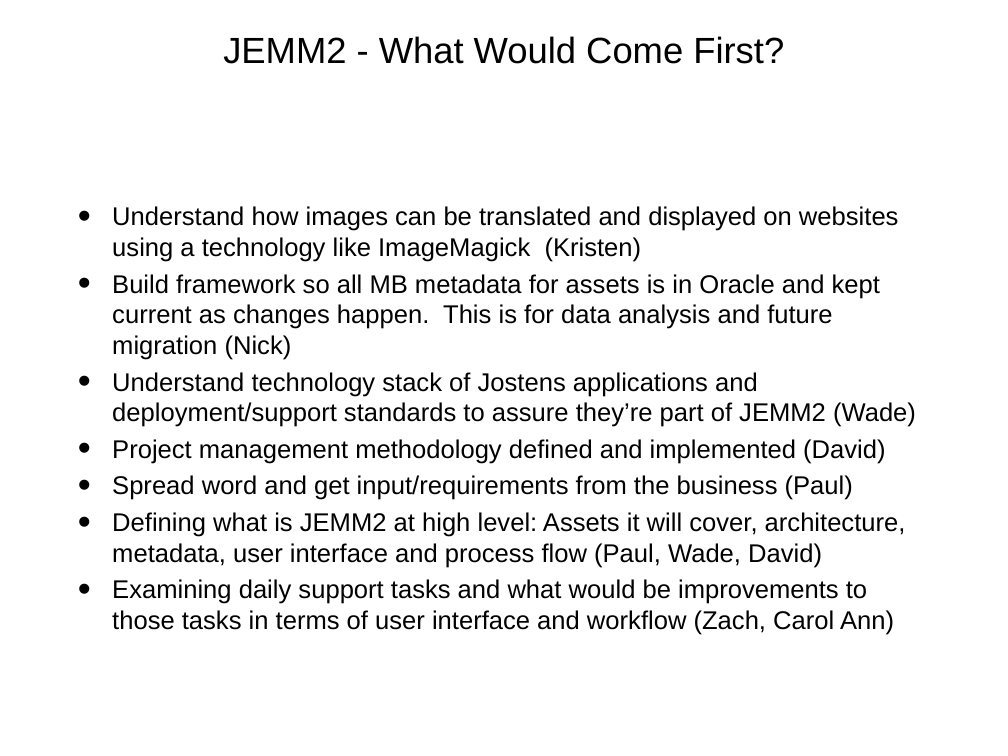
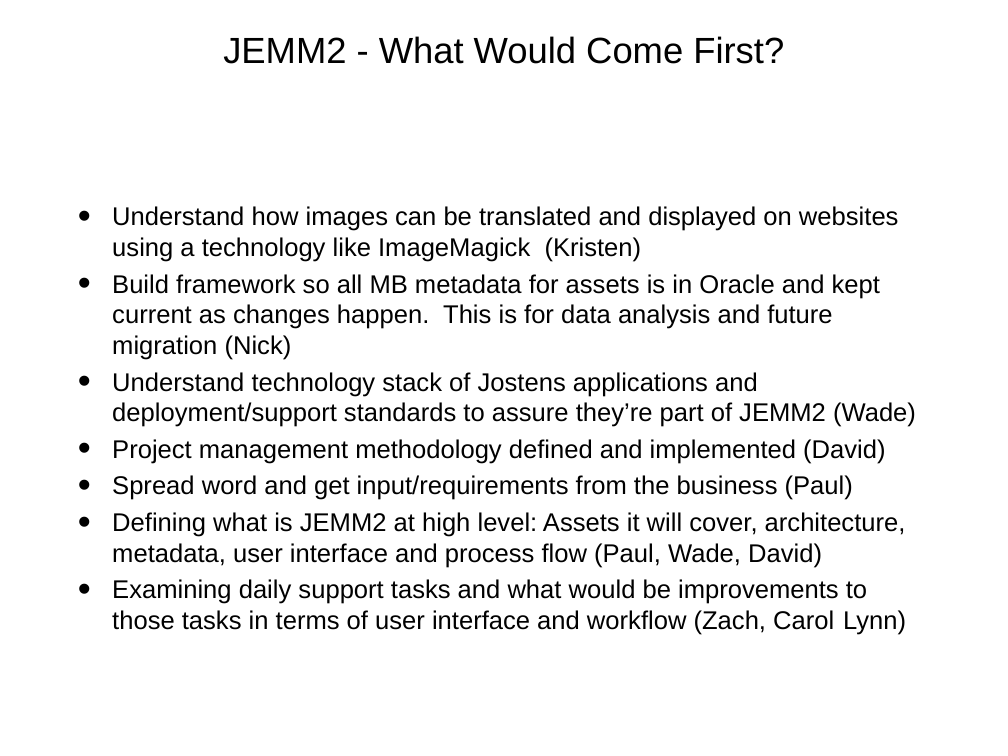
Before and after one commit to wshromoff/SOL, a slide deck: slide 3 of Files/Metadata_Groupings/Benefits.pptx. Drawn at 1008x756 pixels with LibreOffice and Linux fonts; fonts in the diff are those of the drawing. Boxes give left, top, right and bottom in pixels: in the first picture for what was removed or moved away, otherwise in the second. Text is boxed around its words. In the diff, an @@ line names an element or a change of style, - is before the commit and + after.

```diff
--- a/Files/Metadata_Groupings/Benefits.pptx
+++ b/Files/Metadata_Groupings/Benefits.pptx
@@ text at [112, 579, 906, 635]: text changed @@
-• Examining daily support tasks and what would be improvements to those tasks in terms of user interface and workflow (Zach, Carol Ann)
+• Examining daily support tasks and what would be improvements to those tasks in terms of user interface and workflow (Zach, Carol Lynn)
```
Also in this commit, not shown: 1 other file.
